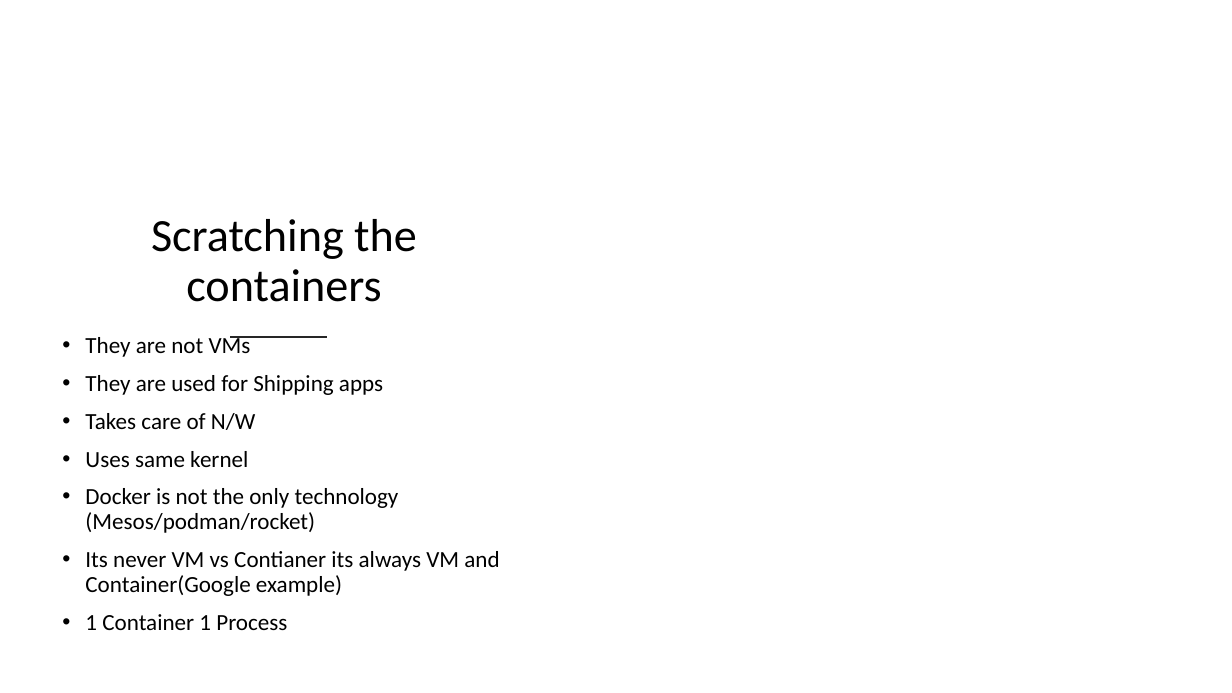
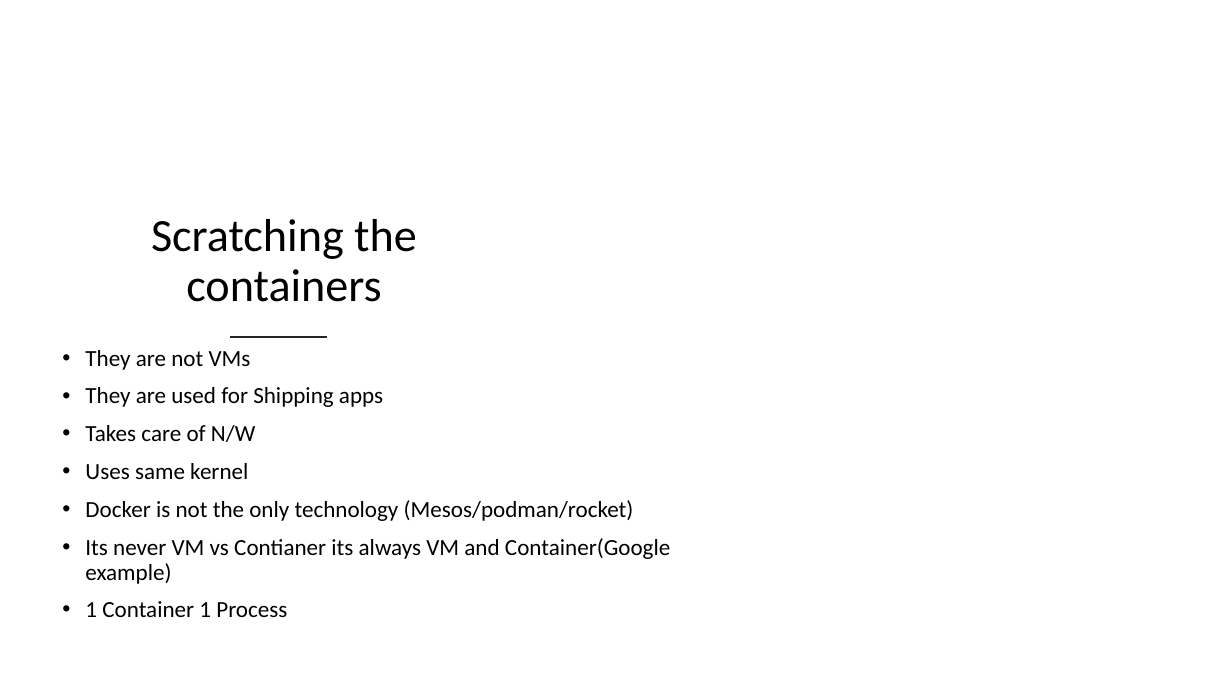
Before and after one commit to nnikunj/fdp, a slide deck: slide 6 of CloudNativeApps.pptx. Drawn at 1232x693 pixels with LibreOffice and Linux fonts; fonts in the diff are those of the drawing; background and template pictures are left out. Boxes give left, top, right and bottom in pixels: in the first picture for what was removed or moved away, otherwise in the second. Text is boxed around its words. In the diff, an @@ line names an element or a change of style, - is before the commit and + after.

```diff
--- a/CloudNativeApps.pptx
+++ b/CloudNativeApps.pptx
@@ text "They are not VMs" rewrapped from <box>85,336,499,630</box> to <box>85,350,670,617</box> @@
```
Also in this commit, not shown: 4 other slides changed.
